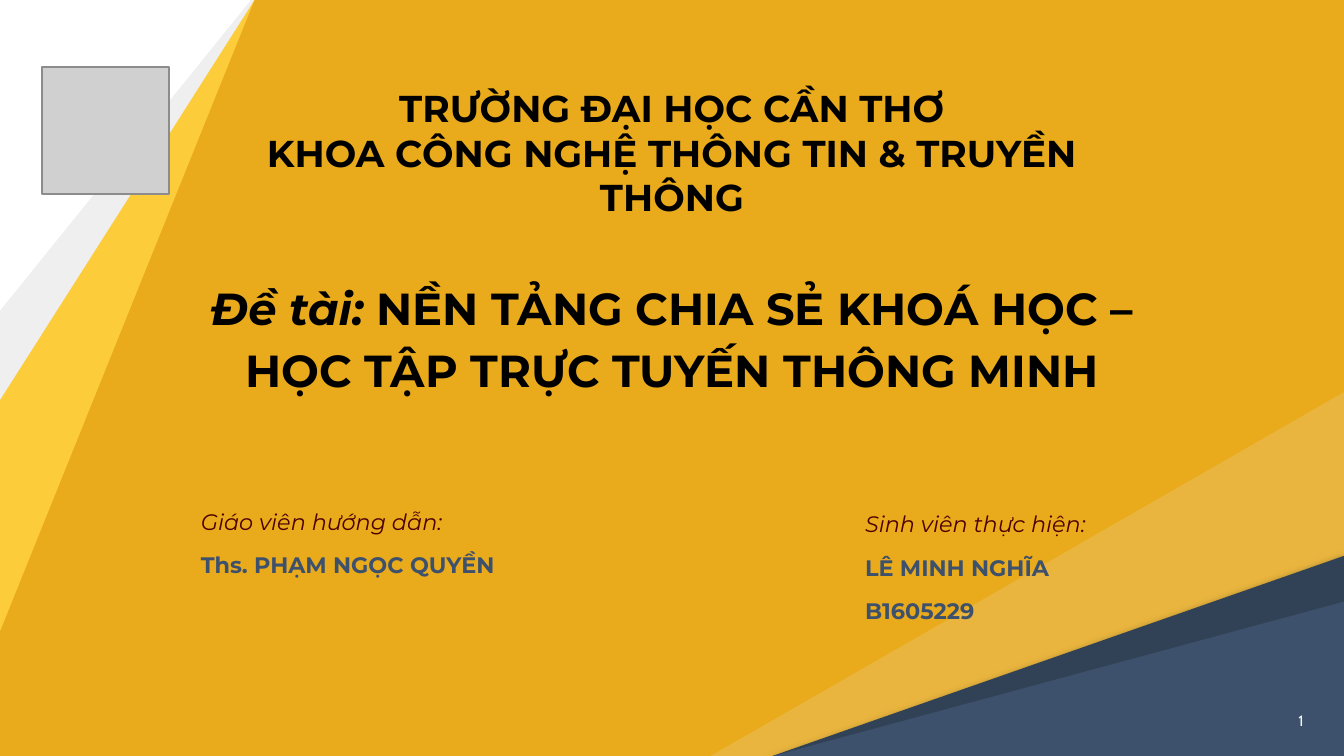
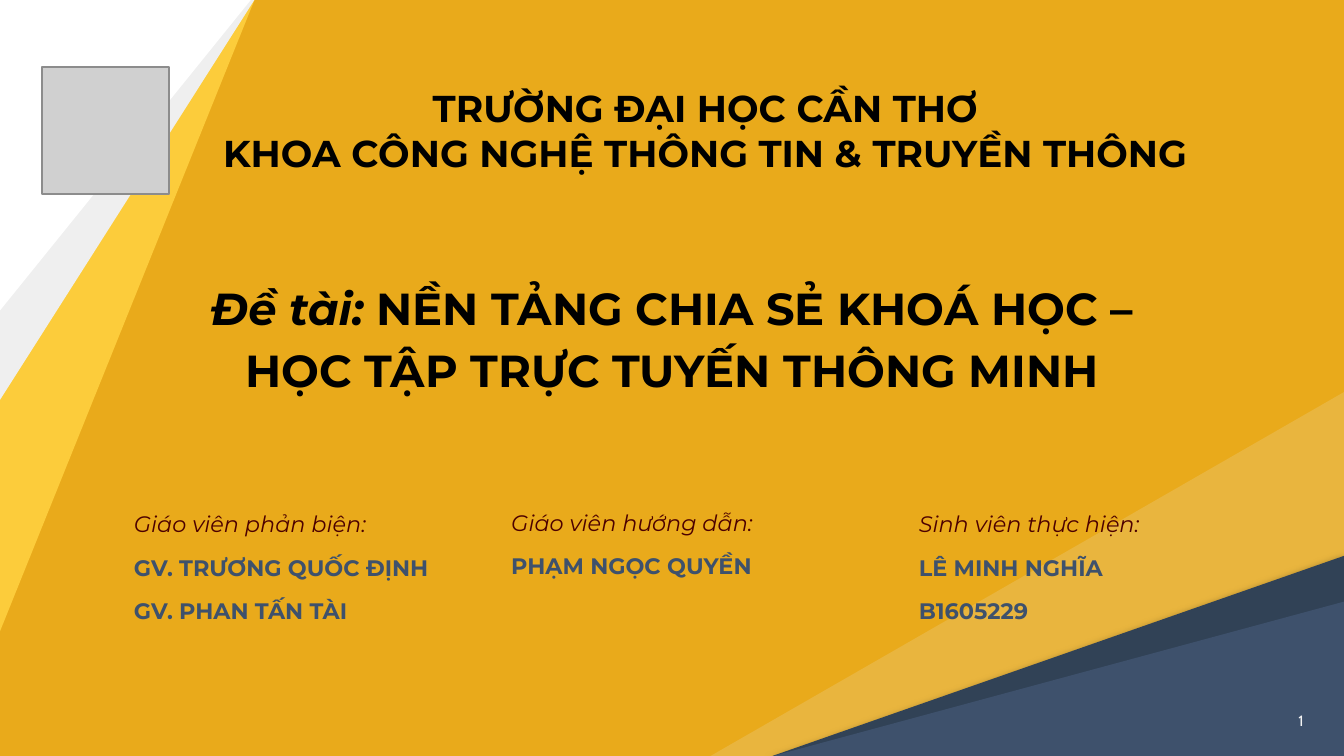
Before and after one commit to nghiale1/CongDongGiaSu, a slide deck: slide 1 of docs/thuyetTrinh_LeMinhNghia_B1605229.pptx. Drawn at 1344x756 pixels with LibreOffice and Linux fonts; fonts in the diff are those of the drawing; grey boxes stand for pictures. Boxes give left, top, right and bottom in pixels: in the first picture for what was removed or moved away, otherwise in the second. Text is boxed around its words. In the diff, an @@ line names an element or a change of style, - is before the commit and + after.

```diff
--- a/docs/thuyetTrinh_LeMinhNghia_B1605229.pptx
+++ b/docs/thuyetTrinh_LeMinhNghia_B1605229.pptx
@@ text "TRƯỜNG ĐẠI HỌC CẦN THƠ" rewrapped from [267, 86, 1076, 175] to [223, 86, 1187, 175] @@
@@ text "Giáo viên hướng dẫn:": place and size @@
-text "Giáo viên hướng dẫn:" at [201, 511, 494, 578]
+text "Giáo viên hướng dẫn:" at [511, 512, 752, 579]
@@ text "Sinh viên thực hiện:": place and size @@
-text "Sinh viên thực hiện:" at [865, 515, 1086, 620]
+text "Sinh viên thực hiện:" at [919, 515, 1140, 620]
@@ text added at [134, 514, 428, 620], 12 pt, text #3E516C, bold @@
+Giáo viên phản biện:
+GV. TRƯƠNG QUỐC ĐỊNH
+GV. PHAN TẤN TÀI
@@ text at [511, 553, 751, 579]: text changed @@
-Ths. PHẠM NGỌC QUYỀN
+PHẠM NGỌC QUYỀN
```
Also in this commit, not shown: 19 other slides changed, 7 slides added, 2 slides removed, 34 other files.
